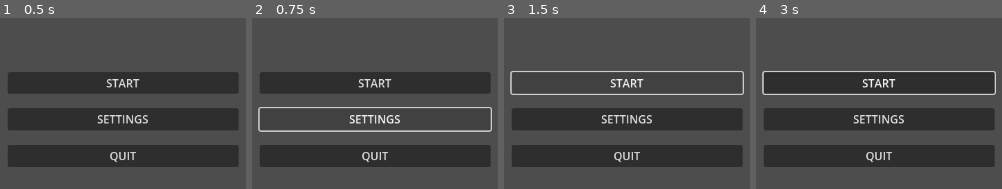
Above: before the commit, frames 1-4 (left to right).
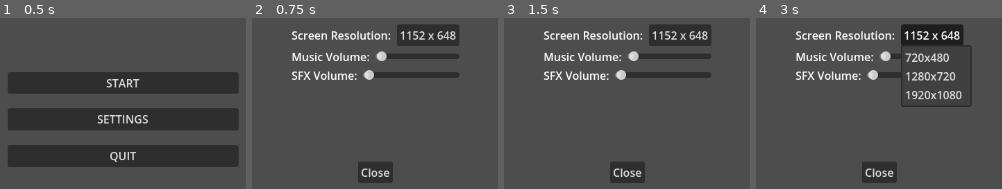
Above: after the commit, the same moments.

Repository: TiredCat388/UPCSG_GAMEJAM
Game: Godot game, scene res://scenes/ui/MainMenu.tscn
Same seed, same stepped clock (60 frames per second), same inputs: the game is played once before the commit and once after it. This scene is started directly instead of the project's main scene.
Inputs (mouse positions are in pixels of both pictures, inside the frame that each line leads up to):
- Up to frame 1 (0.5 s): no input
- Up to frame 2 (0.75 s): click "SETTINGS" at 0.5 s
- Up to frame 3 (1.5 s): click (627, 82) at 1.25 s, where only the run before the commit has a clickable "START"
- Up to frame 4 (3 s): click (879, 82) at 2 s, where only the run before the commit has a clickable "START"; click (933, 35) at 2.75 s, where only the run after the commit has a clickable "1152 x 648"

Frame 1 is identical in both runs. In frame 2, 31% of the frame differs, in the area x 2-98%, y 4-97%; in frame 3, 33%; in frame 4, 40%, in the area x 2-98%, y 3-97%.

Commit message:
[MainMenu][Antig] Added UserPreferences
- Added UserPreferences
- Finalized Settings and MainMenu skeleton

Diff:
--- /dev/null
+++ b/default_bus_layout.tres
@@ -0,0 +1,15 @@
+[gd_resource type="AudioBusLayout" format=3 uid="uid://8lel8y0poykr"]
+
+[resource]
+bus/1/name = &"MUSIC"
+bus/1/solo = false
+bus/1/mute = false
+bus/1/bypass_fx = false
+bus/1/volume_db = 0.0
+bus/1/send = &"Master"
+bus/2/name = &"SFX"
+bus/2/solo = false
+bus/2/mute = false
+bus/2/bypass_fx = false
+bus/2/volume_db = 0.0
+bus/2/send = &"Master"
--- a/scenes/ui/MainMenu.tscn
+++ b/scenes/ui/MainMenu.tscn
@@ -1,4 +1,6 @@
-[gd_scene format=3 uid="uid://b0k6e82chtv2y"]
+[gd_scene load_steps=2 format=3 uid="uid://b0k6e82chtv2y"]
+
+[ext_resource type="Script" uid="uid://c6s5ybwjkgmbq" path="res://scripts/ui_scripts/main_menu.gd" id="1_vjtqc"]
 
 [node name="MainMenu" type="Control"]
 layout_mode = 3
@@ -7,6 +9,7 @@
 anchor_bottom = 1.0
 grow_horizontal = 2
 grow_vertical = 2
+script = ExtResource("1_vjtqc")
 
 [node name="MainMenuBackgroud" type="TextureRect" parent="."]
 layout_mode = 1
@@ -48,3 +51,5 @@
 size_flags_vertical = 3
 text = "QUIT
 "
+
+[connection signal="pressed" from="MMBttnVBoxContainer/SettingsButton" to="." method="_on_settings_button_pressed"]
--- a/scenes/ui/Settings.tscn
+++ b/scenes/ui/Settings.tscn
@@ -2,17 +2,10 @@
 
 [ext_resource type="Script" uid="uid://cndjf2p14c6wj" path="res://scripts/ui_scripts/settings.gd" id="1_o2bc3"]
 
-[node name="Settings" type="Control"]
-layout_mode = 3
-anchors_preset = 15
-anchor_right = 1.0
-anchor_bottom = 1.0
-grow_horizontal = 2
-grow_vertical = 2
+[node name="Settings" type="CanvasLayer"]
 script = ExtResource("1_o2bc3")
 
 [node name="SttngsBttnVBoxContainer" type="VBoxContainer" parent="."]
-layout_mode = 1
 anchors_preset = 8
 anchor_left = 0.5
 anchor_top = 0.5
@@ -69,8 +62,7 @@
 size_flags_horizontal = 3
 size_flags_vertical = 4
 
-[node name="Button" type="Button" parent="."]
-layout_mode = 1
+[node name="CloseButton" type="Button" parent="."]
 anchors_preset = 8
 anchor_left = 0.5
 anchor_top = 0.5
--- /dev/null
+++ b/scripts/ui_scripts/main_menu.gd
@@ -0,0 +1,5 @@
+extends Control
+
+
+func _on_settings_button_pressed() -> void:
+	get_tree().change_scene_to_packed(preload("res://scenes/ui/Settings.tscn"))
--- a/scripts/ui_scripts/settings.gd
+++ b/scripts/ui_scripts/settings.gd
@@ -1,11 +1,14 @@
-extends Control
+extends CanvasLayer
 
 var user_prefs: UserPreferences
 
 @onready var ResolutionButton = $SttngsBttnVBoxContainer/ResolutionHBoxContainer/ResolutionButton
 @onready var sfx_slider = $SttngsBttnVBoxContainer/SFXVolumeHBoxContainer/SFXVolumeSlider
 @onready var music_slider = $SttngsBttnVBoxContainer/MusicVolumeHBoxContainer/MusicVolumeSlider
+@onready var MUSIC_BUS_ID = AudioServer.get_bus_index("MUSIC")
+@onready var SFX_BUS_ID = AudioServer.get_bus_index("SFX")
 
+#region Ready
 func _ready() -> void:
 	user_prefs = UserPreferences.load_or_create()
 	initial_button_text()
@@ -16,6 +19,7 @@
 		music_slider.value = user_prefs.music_audio_level
 	if ResolutionButton:
 		set_resolution(user_prefs.window_width,user_prefs.window_height)
+#endregion
 
 #region Resolution
 func initial_button_text() -> void:
@@ -44,13 +48,15 @@
 
 #region Audio
 func _on_music_volume_slider_value_changed(value: float) -> void:
-	#AudioServer.set_bus_volumedb(MUSIC_BUS_ID, linear_to_db(value))
-	#AudioServer.set_bus_mute(MUSIC_BUS_ID, value < 0.05)
+	AudioServer.set_bus_volume_db(MUSIC_BUS_ID, linear_to_db(value))
+	AudioServer.set_bus_mute(MUSIC_BUS_ID, value < 0.05)
 	if user_prefs:
 		user_prefs.music_audio_level = value
 		user_prefs.save()
 
 func _on_sfx_volume_slider_value_changed(value: float) -> void:
+	AudioServer.set_bus_volume_db(SFX_BUS_ID, linear_to_db(value))
+	AudioServer.set_bus_mute(SFX_BUS_ID, value < 0.05)
 	if user_prefs:
 		user_prefs.sfx_audio_level = value
 		user_prefs.save()
Not shown, added: scripts/ui_scripts/main_menu.gd.uid
